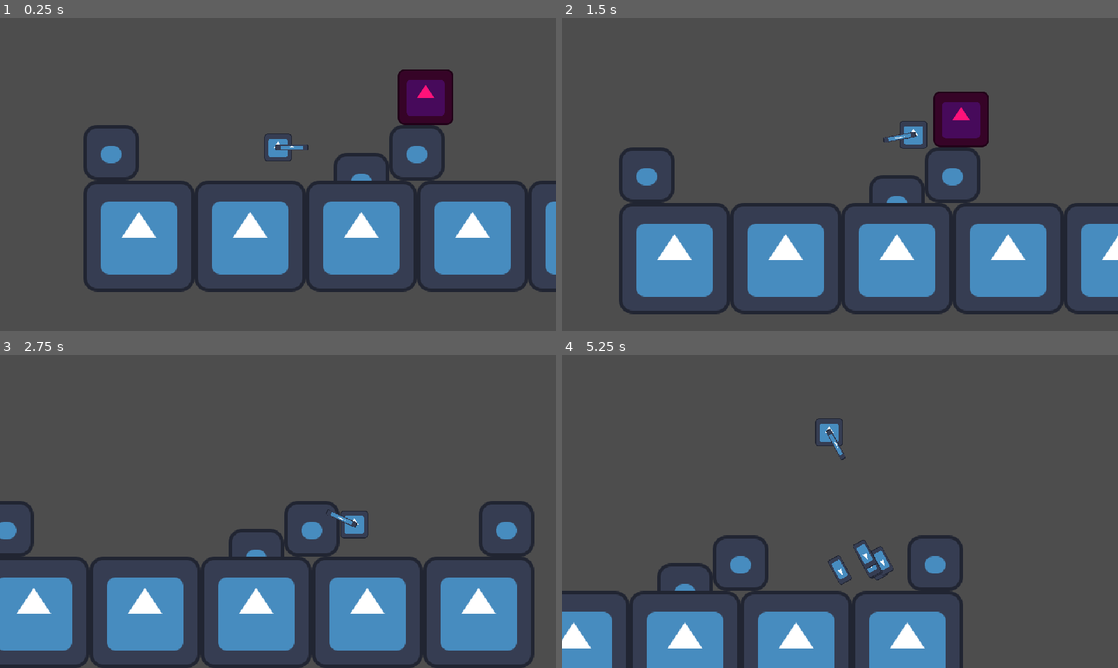
Above: before the commit, frames 1-4 (two rows, left to right).
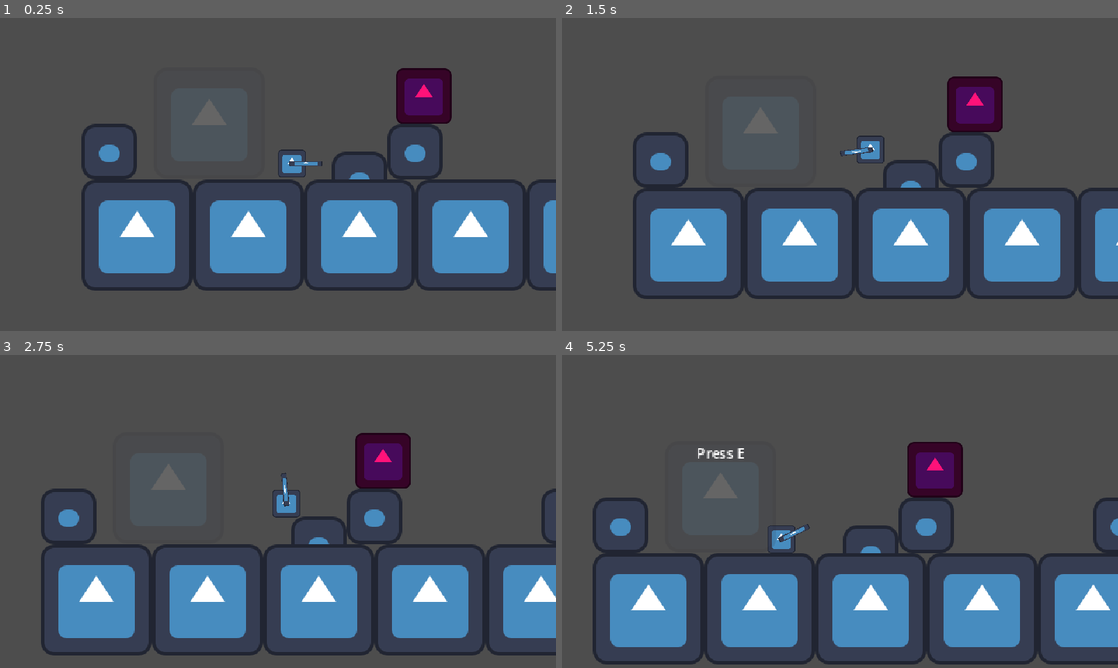
Above: after the commit, the same moments.

Repository: Kevin-Mortimer-19/Cursed-Jumper
Game: Godot game, scene res://src/game.tscn
Same seed, same stepped clock (60 frames per second), same inputs: the game is played once before the commit and once after it. The engine's default icon, where the game draws it, is replaced by a stand-in: a white triangle on a blue panel in a dark square.
Inputs (mouse positions are in pixels of both pictures, inside the frame that each line leads up to):
- Up to frame 1 (0.25 s): no input
- Up to frame 2 (1.5 s): move the mouse to (962, 158) at 0.52 s; hold Space (jump) 0.53-1.28 s; hold D (move_right) from 0.53 s (still down); tap E (interact) at 0.6 s; move the mouse to (728, 190) at 1.27 s; tap Space (jump) at 1.35 s
- Up to frame 3 (2.75 s): tap Space (jump) at 1.52, 1.82, 2.3 s; tap E (interact) at 1.55 s; move the mouse to (333, 442) at 2.02 s; release D (move_right) at 2.03 s; press the mouse at (333, 442) at 2.03 s; hold A (move_left) from 2.03 s (still down)
- Up to frame 4 (5.25 s): move the mouse to (812, 574) at 2.77 s; release A (move_left) at 2.78 s; release the mouse at (812, 574) at 2.78 s; hold D (move_right) 2.78-4.28 s; tap E (interact) at 2.85, 3.6, 4.55 s; tap Space (jump) at 3.02, 3.32, 4.35, 4.52, 4.82 s; move the mouse to (1006, 558) at 3.52 s; hold Space (jump) 3.53-4.28 s; tap Escape (cancel, bound only after the commit) at 4.15 s; move the mouse to (673, 464) at 4.27 s; hold A (move_left) 4.28-5.03 s; move the mouse to (867, 511) at 5.02 s; press the mouse at (867, 511) at 5.03 s; hold D (move_right) from 5.03 s (still down)

The runs differ from the first frame. In frame 1, 5.7% of the frame differs, in the area x 14-100%, y 16-88%; in frame 2, 24%; in frame 3, 29%, in the area x 0-100%, y 24-100%; in frame 4, 28%.

Commit message:
Added checkpoint and random curses
Added checkpoint, a starter UI for the curse menu, and random curses applied to the player on game start

Diff:
--- a/project.godot
+++ b/project.godot
@@ -58,6 +58,11 @@
 "events": [Object(InputEventMouseButton,"resource_local_to_scene":false,"resource_name":"","device":-1,"window_id":0,"a …(258 unchanged characters)…
 ]
 }
+cancel={
+"deadzone": 0.5,
+"events": [Object(InputEventKey,"resource_local_to_scene":false,"resource_name":"","device":-1,"window_id":0,"alt_pressed":false,"shift_pressed":false,"ctrl_pressed":false,"meta_pressed":false,"pressed":false,"keycode":0,"physical_keycode":4194305,"key_label":0,"unicode":0,"echo":false,"script":null)
+]
+}
 
 [layer_names]
 
--- a/src/entities/player/player.gd
+++ b/src/entities/player/player.gd
@@ -52,7 +52,7 @@
 ) var modifiers_movement: int
 
 @export_flags(
-	"Can Deal Damage", "Dies Instantly",
+	"Can Deal Damage", "Dies Instantly", "Fast Enemies", "More Enemies"
 ) var modifiers_combat: int
 
 var shots_remaining: int = 2
@@ -70,7 +70,6 @@
 
 
 
-
 func get_movement() -> float:
 	return Input.get_axis("move_left", "move_right")
 
@@ -103,11 +102,12 @@
 
 
 func _ready() -> void:
+	generate_curses()
 	_setup_timers()
 	shots_remaining = num_shots_before_reload
 
 
-func _unhandled_input(event: InputEvent) -> void:
+func _input(event: InputEvent) -> void:
 	if Input.is_action_pressed("attack"):
 		_handle_attack(event)
 	if event is InputEventMouseMotion:
@@ -220,5 +220,57 @@
 	_minimum_cd_timer.wait_time = minimum_time_between_shots
 	add_child(_minimum_cd_timer)
 
+
 func _reload() -> void:
 	shots_remaining = num_shots_before_reload
+
+
+func heal() -> void:
+	cur_health = max_health
+	healed.emit()
+
+
+func generate_curses():
+	var curses: Array[int] = []
+	for i in 3:
+		curses.append(generate_random_from_set(1,9,curses))
+		apply_curse(curses[i])
+
+
+## Recursive function to generate a random number between values start and end (inclusve).
+## If the value generated matches a value within the exclusions set,
+## the function will try again until it finds a unique value.
+func generate_random_from_set(start: int, end: int, exclusions: Array[int]) -> int:
+	var rng = RandomNumberGenerator.new()
+	rng.randomize()
+	var candidate = rng.randi_range(start, end)
+	if exclusions.has(candidate):
+		return generate_random_from_set(start, end, exclusions)
+	else:
+		return candidate
+
+
+## Translates a randomly generated number from 1-9
+## into a curse that is then applied to the player.
+func apply_curse(number: int) -> void:
+	match number:
+		1: # Cannot walk
+			modifiers_move_options ^= 1
+		2: # Cannot move midair
+			modifiers_move_options ^= 2
+		3: # Cannot jump
+			modifiers_move_options ^= 8
+		4: # Double gravity
+			modifiers_movement |= 2
+		5: # Ice physics
+			modifiers_movement |= 4
+		6: # Deal no damage
+			modifiers_combat ^= 1
+		7: # Die instantly
+			modifiers_combat |= 2
+		8: # Fast enemies
+			modifiers_combat |= 4
+		9: # More enemies
+			modifiers_combat |= 8
+		_: # Default case
+			pass
--- a/src/entities/player/player.tscn
+++ b/src/entities/player/player.tscn
@@ -21,7 +21,8 @@
 air_speed = 200.0
 air_accel = 0.13
 air_friction = 0.18
-modifiers_move_options = 15
+modifiers_move_options = 11
+modifiers_combat = 1
 
 [node name="TEMP SPRITE" type="Sprite2D" parent="."]
 scale = Vector2(0.25, 0.25)
--- a/src/game.tscn
+++ b/src/game.tscn
@@ -1,15 +1,21 @@
-[gd_scene load_steps=2 format=3 uid="uid://dsrb7ajkfi6d8"]
+[gd_scene load_steps=3 format=3 uid="uid://dsrb7ajkfi6d8"]
 
+[ext_resource type="Script" path="res://src/game_manager.gd" id="1_itvby"]
 [ext_resource type="PackedScene" uid="uid://c2s2o762gjx5x" path="res://src/levels/world.tscn" id="1_xghpg"]
 
-[node name="Game" type="MarginContainer"]
+[node name="Game" type="MarginContainer" node_paths=PackedStringArray("game_world", "curse_menu")]
+process_mode = 3
 anchors_preset = 15
 anchor_right = 1.0
 anchor_bottom = 1.0
 grow_horizontal = 2
 grow_vertical = 2
+script = ExtResource("1_itvby")
+game_world = NodePath("SubViewportContainer/SubViewport/World")
+curse_menu = NodePath("CanvasLayer/Curse Shuffle Menu")
 
 [node name="SubViewportContainer" type="SubViewportContainer" parent="."]
+process_mode = 1
 layout_mode = 2
 stretch = true
 
@@ -23,3 +29,96 @@
 render_target_update_mode = 4
 
 [node name="World" parent="SubViewportContainer/SubViewport" instance=ExtResource("1_xghpg")]
+
+[node name="CanvasLayer" type="CanvasLayer" parent="."]
+follow_viewport_enabled = true
+
+[node name="Curse Shuffle Menu" type="MarginContainer" parent="CanvasLayer"]
+visible = false
+offset_right = 1280.0
+offset_bottom = 720.0
+theme_override_constants/margin_left = 100
+theme_override_constants/margin_top = 75
+theme_override_constants/margin_right = 100
+theme_override_constants/margin_bottom = 75
+
+[node name="VBoxContainer" type="VBoxContainer" parent="CanvasLayer/Curse Shuffle Menu"]
+layout_mode = 2
+
+[node name="MarginContainer" type="MarginContainer" parent="CanvasLayer/Curse Shuffle Menu/VBoxContainer"]
+layout_mode = 2
+size_flags_horizontal = 3
+size_flags_vertical = 8
+mouse_filter = 2
+mouse_force_pass_scroll_events = false
+theme_override_constants/margin_left = 100
+theme_override_constants/margin_top = 150
+theme_override_constants/margin_right = 100
+theme_override_constants/margin_bottom = 0
+
+[node name="VBoxContainer" type="VBoxContainer" parent="CanvasLayer/Curse Shuffle Menu/VBoxContainer/MarginContainer"]
+layout_mode = 2
+
+[node name="HBoxContainer" type="HBoxContainer" parent="CanvasLayer/Curse Shuffle Menu/VBoxContainer/MarginContainer/VBoxContainer"]
+layout_mode = 2
+size_flags_vertical = 3
+
+[node name="MarginContainer" type="MarginContainer" parent="CanvasLayer/Curse Shuffle Menu/VBoxContainer/MarginContainer/VBoxContainer/HBoxContainer"]
+layout_mode = 2
+size_flags_horizontal = 3
+
+[node name="ColorRect" type="ColorRect" parent="CanvasLayer/Curse Shuffle Menu/VBoxContainer/MarginContainer/VBoxContainer/HBoxContainer/MarginContainer"]
+layout_mode = 2
+color = Color(1, 0.215686, 1, 1)
+
+[node name="Button" type="Button" parent="CanvasLayer/Curse Shuffle Menu/VBoxContainer/MarginContainer/VBoxContainer/HBoxContainer"]
+layout_mode = 2
+size_flags_horizontal = 3
+text = "Lock"
+
+[node name="HBoxContainer2" type="HBoxContainer" parent="CanvasLayer/Curse Shuffle Menu/VBoxContainer/MarginContainer/VBoxContainer"]
+layout_mode = 2
+size_flags_vertical = 3
+
+[node name="MarginContainer" type="MarginContainer" parent="CanvasLayer/Curse Shuffle Menu/VBoxContainer/MarginContainer/VBoxContainer/HBoxContainer2"]
+layout_mode = 2
+size_flags_horizontal = 3
+
+[node name="ColorRect" type="ColorRect" parent="CanvasLayer/Curse Shuffle Menu/VBoxContainer/MarginContainer/VBoxContainer/HBoxContainer2/MarginContainer"]
+layout_mode = 2
+color = Color(0.2, 0.960784, 1, 1)
+
+[node name="Button" type="Button" parent="CanvasLayer/Curse Shuffle Menu/VBoxContainer/MarginContainer/VBoxContainer/HBoxContainer2"]
+layout_mode = 2
+size_flags_horizontal = 3
+text = "Lock"
+
+[node name="HBoxContainer3" type="HBoxContainer" parent="CanvasLayer/Curse Shuffle Menu/VBoxContainer/MarginContainer/VBoxContainer"]
+layout_mode = 2
+size_flags_vertical = 3
+
+[node name="MarginContainer" type="MarginContainer" parent="CanvasLayer/Curse Shuffle Menu/VBoxContainer/MarginContainer/VBoxContainer/HBoxContainer3"]
+layout_mode = 2
+size_flags_horizontal = 3
+
+[node name="ColorRect" type="ColorRect" parent="CanvasLayer/Curse Shuffle Menu/VBoxContainer/MarginContainer/VBoxContainer/HBoxContainer3/MarginContainer"]
+layout_mode = 2
+color = Color(0.933333, 0.960784, 0.247059, 1)
+
+[node name="Button" type="Button" parent="CanvasLayer/Curse Shuffle Menu/VBoxContainer/MarginContainer/VBoxContainer/HBoxContainer3"]
+layout_mode = 2
+size_flags_horizontal = 3
+text = "Lock"
+
+[node name="MarginContainer2" type="MarginContainer" parent="CanvasLayer/Curse Shuffle Menu/VBoxContainer"]
+layout_mode = 2
+size_flags_vertical = 3
+theme_override_constants/margin_left = 300
+theme_override_constants/margin_top = 100
+theme_override_constants/margin_right = 300
+theme_override_constants/margin_bottom = 100
+
+[node name="Button" type="Button" parent="CanvasLayer/Curse Shuffle Menu/VBoxContainer/MarginContainer2"]
+layout_mode = 2
+size_flags_vertical = 3
+text = "Shuffle"
--- /dev/null
+++ b/src/game_manager.gd
@@ -0,0 +1,27 @@
+extends MarginContainer
+
+@export var game_world: Node
+
+@export var curse_menu: MarginContainer
+
+var curse_menu_open: bool = false
+
+
+func _ready():
+	game_world.open_curse_shuffle_menu.connect(toggle_curse_menu)
+
+
+func _process(_delta):
+	if Input.is_action_just_pressed("cancel") and curse_menu_open:
+		toggle_curse_menu()
+
+
+func toggle_curse_menu() -> void:
+	if curse_menu_open:
+		curse_menu.visible = false
+		curse_menu_open = false
+		get_tree().paused = false
+	else:
+		curse_menu.visible = true
+		curse_menu_open = true
+		get_tree().paused = true
--- /dev/null
+++ b/src/levels/world.gd
@@ -0,0 +1,16 @@
+extends Node
+
+@export var checkpoint: Area2D
+@export var player: CharacterBody2D
+
+signal open_curse_shuffle_menu
+
+func _ready() -> void:
+	_connect_signals()
+
+func _connect_signals():
+	checkpoint.checkpoint_entered.connect(player.heal)
+	checkpoint.checkpoint_activated.connect(signal_emitter.bind(open_curse_shuffle_menu))
+
+func signal_emitter(s: Signal) -> void:
+	s.emit()
--- a/src/levels/world.tscn
+++ b/src/levels/world.tscn
@@ -1,9 +1,11 @@
-[gd_scene load_steps=7 format=3 uid="uid://c2s2o762gjx5x"]
+[gd_scene load_steps=9 format=3 uid="uid://c2s2o762gjx5x"]
 
 [ext_resource type="Texture2D" uid="uid://p8lt1vra4tmw" path="res://icon.svg" id="1_lpbh3"]
+[ext_resource type="Script" path="res://src/levels/world.gd" id="1_trysb"]
 [ext_resource type="PackedScene" uid="uid://d1h5r22o1065g" path="res://src/entities/player/player.tscn" id="2_5oqym"]
 [ext_resource type="Script" path="res://src/utils/camera_juice_2d.gd" id="3_85px2"]
 [ext_resource type="PackedScene" uid="uid://bedmi1dr6o0bg" path="res://src/entities/enemies/base_enemy.tscn" id="5_dsmne"]
+[ext_resource type="PackedScene" uid="uid://bdhbba7kc2w6a" path="res://src/objects/checkpoint.tscn" id="5_jdqs2"]
 
 [sub_resource type="TileSetAtlasSource" id="TileSetAtlasSource_agl7q"]
 texture = ExtResource("1_lpbh3")
@@ -78,7 +80,10 @@
 physics_layer_0/collision_layer = 1
 sources/1 = SubResource("TileSetAtlasSource_agl7q")
 
-[node name="World" type="Node2D"]
+[node name="World" type="Node2D" node_paths=PackedStringArray("checkpoint", "player")]
+script = ExtResource("1_trysb")
+checkpoint = NodePath("Checkpoint")
+player = NodePath("Player")
 
 [node name="TileMap" type="TileMap" parent="."]
 tile_set = SubResource("TileSet_vb67a")
@@ -86,7 +91,8 @@
 layer_0/tile_data = PackedInt32Array(65529, 1, 0, 131065, 1, 1, 196601, 1, 2, 262137, 1, 3, 65530, 65537, 0, 131066, 65 …(1462 unchanged characters)…
 
 [node name="Player" parent="." instance=ExtResource("2_5oqym")]
-position = Vector2(0, -64)
+position = Vector2(18, -71)
+collision_mask = 5
 ground_accel = 0.25
 ground_friction = 0.2
 air_accel = 0.07
@@ -101,3 +107,6 @@
 
 [node name="Enemy" parent="." instance=ExtResource("5_dsmne")]
 position = Vector2(170, -96)
+
+[node name="Checkpoint" parent="." instance=ExtResource("5_jdqs2")]
+position = Vector2(-77, -65)
--- /dev/null
+++ b/src/objects/checkpoint.gd
@@ -0,0 +1,41 @@
+extends Area2D
+
+# May be obsolete because of area_entered and area_exited
+signal checkpoint_entered
+signal checkpoint_exited
+signal checkpoint_activated
+
+## Tracks when the player is in the checkpoint area
+var player_in_checkpoint: bool
+
+## UI element that displays control tooltip to open checkpoint menu; can be changed from Label in the future
+@export var checkpoint_activate_UI: Label
+
+
+func _ready():
+	body_entered.connect(checkpoint_edge.bind(true))
+	body_exited.connect(checkpoint_edge.bind(false))
+	checkpoint_entered.connect(enter_checkpoint)
+	checkpoint_exited.connect(exit_checkpoint)
+
+
+func _physics_process(_delta):
+	if Input.is_action_just_pressed("interact") and player_in_checkpoint:
+		checkpoint_activated.emit()
+
+
+func checkpoint_edge(_b: CharacterBody2D, entrance: bool) -> void:
+	if entrance:
+		checkpoint_entered.emit()
+	else:
+		checkpoint_exited.emit()
+
+
+func enter_checkpoint():
+	player_in_checkpoint = true
+	checkpoint_activate_UI.visible = true
+
+
+func exit_checkpoint():
+	player_in_checkpoint = false
+	checkpoint_activate_UI.visible = false
--- /dev/null
+++ b/src/objects/checkpoint.tscn
@@ -0,0 +1,28 @@
+[gd_scene load_steps=4 format=3 uid="uid://bdhbba7kc2w6a"]
+
+[ext_resource type="Script" path="res://src/objects/checkpoint.gd" id="1_ht700"]
+[ext_resource type="Texture2D" uid="uid://p8lt1vra4tmw" path="res://icon.svg" id="2_e8iq1"]
+
+[sub_resource type="RectangleShape2D" id="RectangleShape2D_65k23"]
+size = Vector2(126, 129)
+
+[node name="Checkpoint" type="Area2D" node_paths=PackedStringArray("checkpoint_activate_UI")]
+collision_layer = 0
+collision_mask = 2
+script = ExtResource("1_ht700")
+checkpoint_activate_UI = NodePath("Label")
+
+[node name="CollisionShape2D" type="CollisionShape2D" parent="."]
+shape = SubResource("RectangleShape2D_65k23")
+
+[node name="Temp Sprite" type="Sprite2D" parent="."]
+modulate = Color(1, 1, 1, 0.137255)
+texture = ExtResource("2_e8iq1")
+
+[node name="Label" type="Label" parent="."]
+visible = false
+offset_left = -28.0
+offset_top = -61.0
+offset_right = 27.0
+offset_bottom = -38.0
+text = "Press E"
